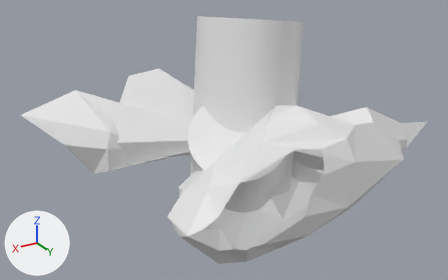
One commit to the glTF model lo/result/parts/part_07.glb: the scene before it, then after it.
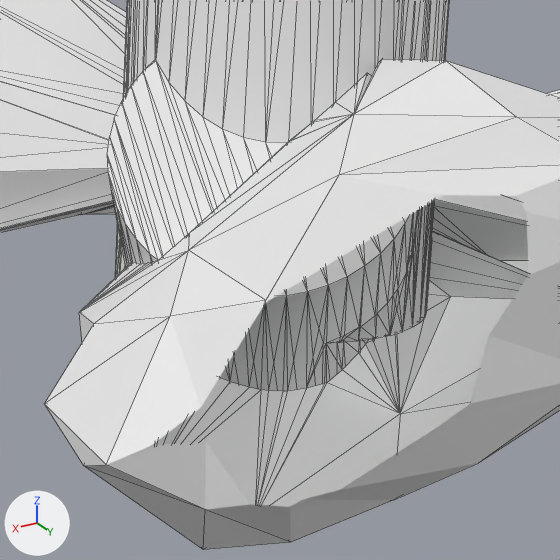
Old and new are each drawn whole from a 50 mm camera at (-0.0241, -0.0016, 0.7525) aimed at (-0.0592, -0.0601, 0.7232) and again close up on the part from 34% to 75% of the width and 31% to 95% of the height. Arrows for +X, +Y and +Z are at lower left; the lights stay in place. The last two pictures show the newer version. The close-ups show mesh edges as thin lines. Everything nearer to the camera than a plane just in front of the edit is cut away. Vertices at exactly the same position are counted once.

Names of what the first close-up shows: 'geometry_0'.
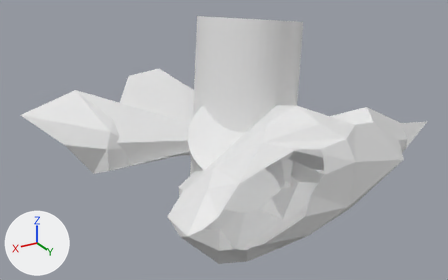
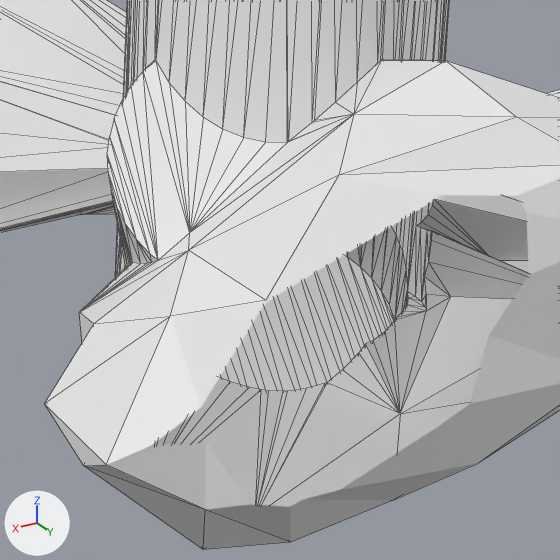
Diff of the bpy script that builds the scene:
```diff
--- a/lo/result/parts/part_07.glb.py
+++ b/lo/result/parts/part_07.glb.py
@@ me_geometry_0 @@
 # used by ob_geometry_0; location = (0.0, 0.0, 0.0)
-me_geometry_0.from_pydata(...)  # 457 vertices, 999 faces; spans x -0.0816..-0.0394, y -0.0765..-0.0422, z 0.7084..0.7383
+me_geometry_0.from_pydata(...)  # 390 vertices, 796 faces; spans x -0.0816..-0.0394, y -0.0765..-0.0422, z 0.7084..0.7383
+# me_geometry_0 part 1: 1 vertex moved within x -0.0546, y -0.0581, z 0.7188; 75 vertices removed from x -0.0655..-0.0532, y -0.0582..-0.05, z 0.7176..0.7285
+# other edits to the shape of me_geometry_0 do not show in these pictures
```

What differs and where, as boxes (x1, y1, x2, y2) in the close-ups (560 x 560 px):
part 1 of me_geometry_0, cut back
    before: (115, 0, 449, 391)
